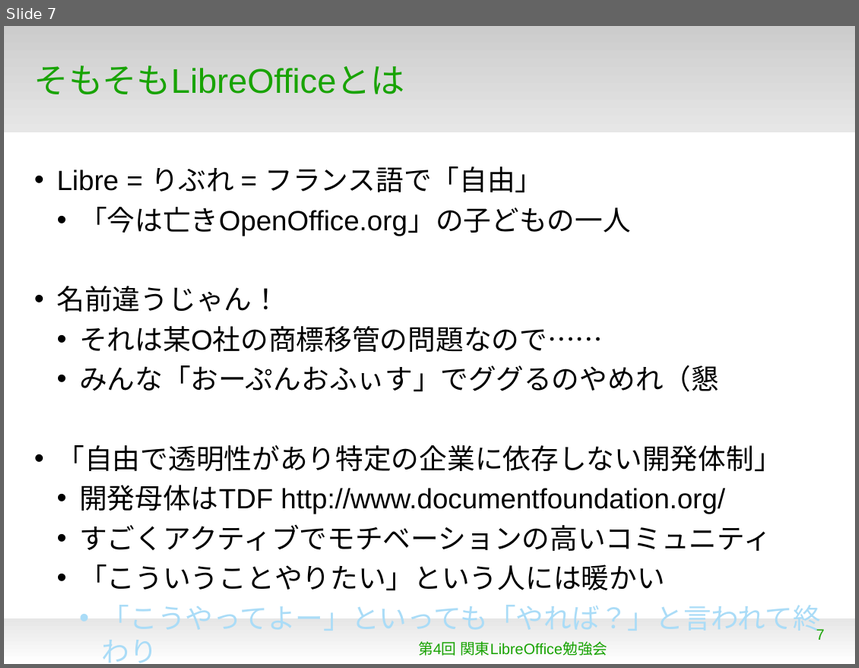
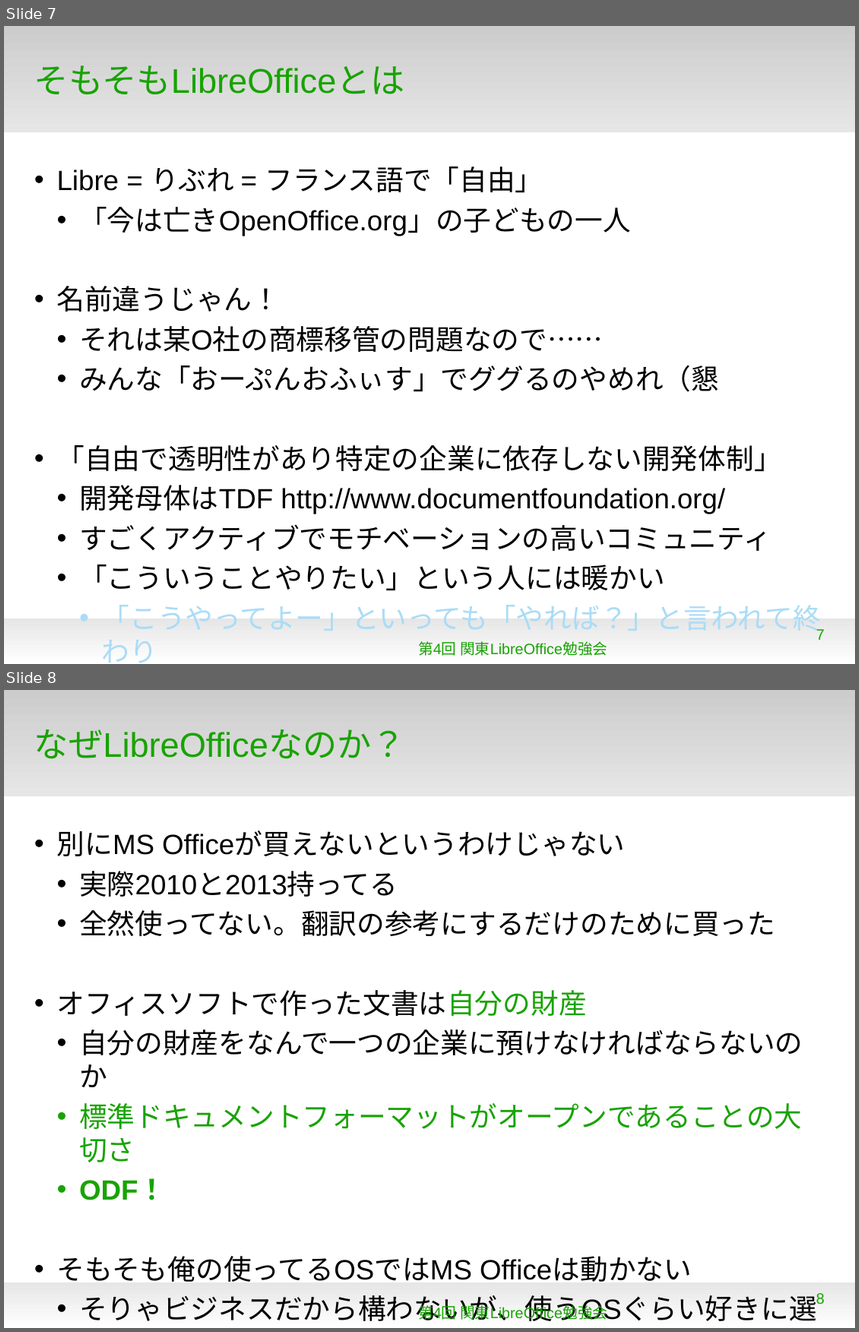
Before and after one commit to naruoga/KantoLibreOffice, a slide deck: Apr2013/OpeningTalk.odp. Shown one above the other, each under a label of ours: slide 7 before the commit, slides 7 and 8 after it. The pictures are 859x668 and 859x1332 pixels, drawn with LibreOffice and Linux fonts; fonts in the diff are those of the drawing; background and template pictures are left out. Boxes give left, top, right and bottom in pixels: in the first picture for what was removed or moved away, otherwise in the second. Text is boxed around its words. In the diff, an @@ line names an element or a change of style, - is before the commit and + after.

```diff
--- a/Apr2013/OpeningTalk.odp
+++ b/Apr2013/OpeningTalk.odp
@@ slide 8 added at [4, 690, 855, 1328], background #FFFFFF; not listed: 2 template elements that a slide beside it also shows @@
@@ title added at [34, 730, 406, 759], 32 pt, text #18A303 @@
+なぜLibreOfficeなのか？
@@ text added at [57, 831, 817, 1322], 26 pt, text #000000 @@
+• 別にMS Officeが買えないというわけじゃない
+  • 実際2010と2013持ってる
+  • 全然使ってない。翻訳の参考にするだけのために買った
+• オフィスソフトで作った文書は自分の財産
+  • 自分の財産をなんで一つの企業に預けなければならないのか
+  • 標準ドキュメントフォーマットがオープンであることの大切さ
+  • ODF！
+• そもそも俺の使ってるOSではMS Officeは動かない
+  • そりゃビジネスだから構わないが、使うOSぐらい好きに選ぶ権利ぐらいは持っておきたい
@@ text added at [418, 1303, 607, 1322], 14 pt, text #18A303 @@
+第4回 関東LibreOffice勉強会
@@ page number added at [816, 1293, 825, 1304], 14 pt, text #18A303 @@
+8
```
Also in this commit, not shown: 4 slides changed, 1 other slide added, 1 other file.
